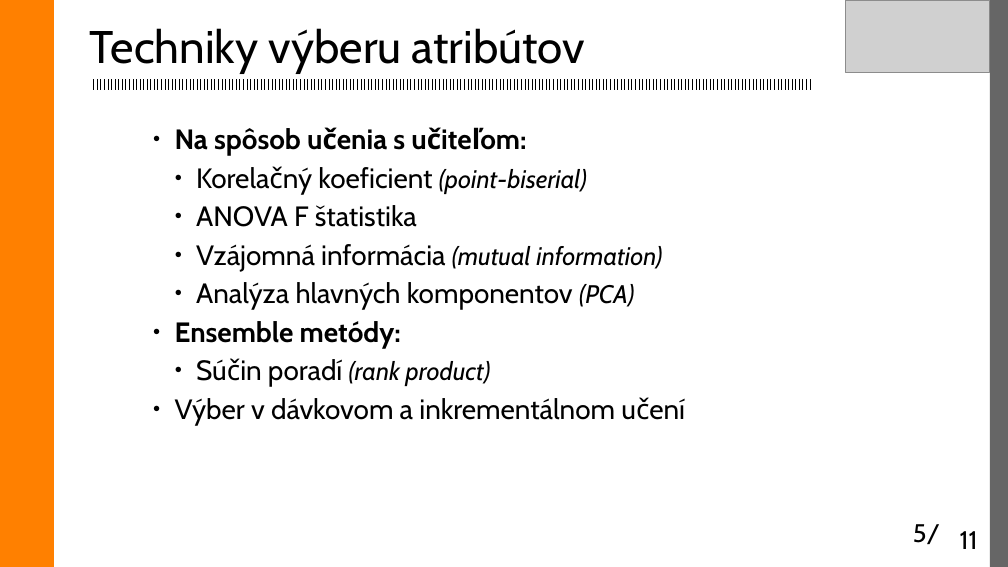
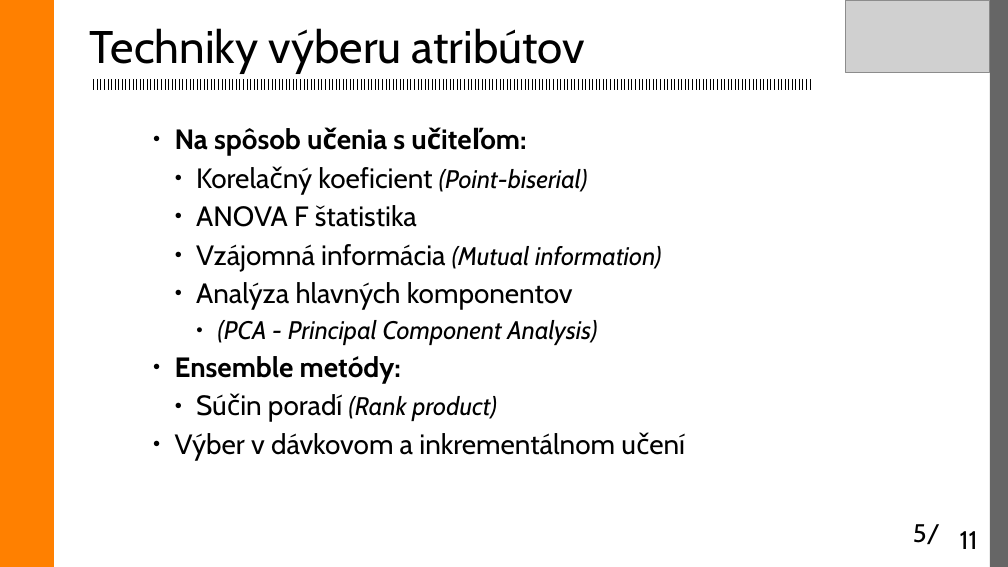
Before and after one commit to etakerim/masters-thesis, a slide deck: slide 5 of defense/DP2-obhajoba.odp. Drawn at 1008x567 pixels with LibreOffice and Linux fonts; fonts in the diff are those of the drawing; grey boxes stand for pictures. Boxes give left, top, right and bottom in pixels: in the first picture for what was removed or moved away, otherwise in the second. Text is boxed around its words. In the diff, an @@ line names an element or a change of style, - is before the commit and + after.

```diff
--- a/defense/DP2-obhajoba.odp
+++ b/defense/DP2-obhajoba.odp
@@ text at (x1=318, y1=167, x2=588, y2=192): text changed @@
-  ● Korelačný koeficient (point-biserial)
+  ● Korelačný koeficient (Point-biserial)
@@ text at (x1=196, y1=244, x2=661, y2=345): text changed; size 22 to 20 pt; italic on @@
-  ● Vzájomná informácia (mutual information)
-  ● Analýza hlavných komponentov (PCA)
+  ● Vzájomná informácia (Mutual information)
+  ● Analýza hlavných komponentov
+    ● (PCA - Principal Component Analysis)
@@ text at (x1=268, y1=394, x2=497, y2=422): text changed @@
-  ● Súčin poradí (rank product)
+  ● Súčin poradí (Rank product)
```
Also in this commit, not shown: 6 other slides changed, 21 other files.
